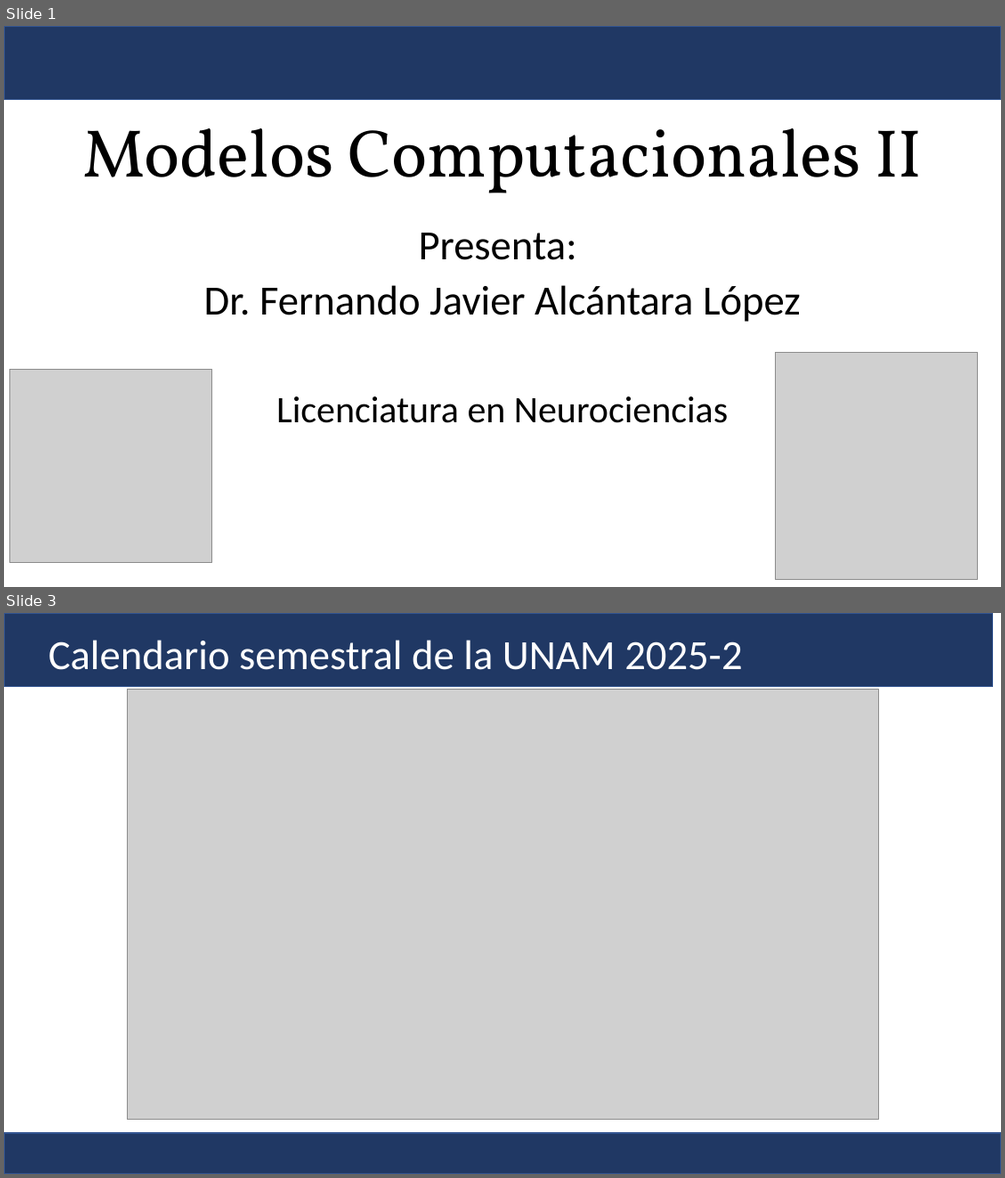
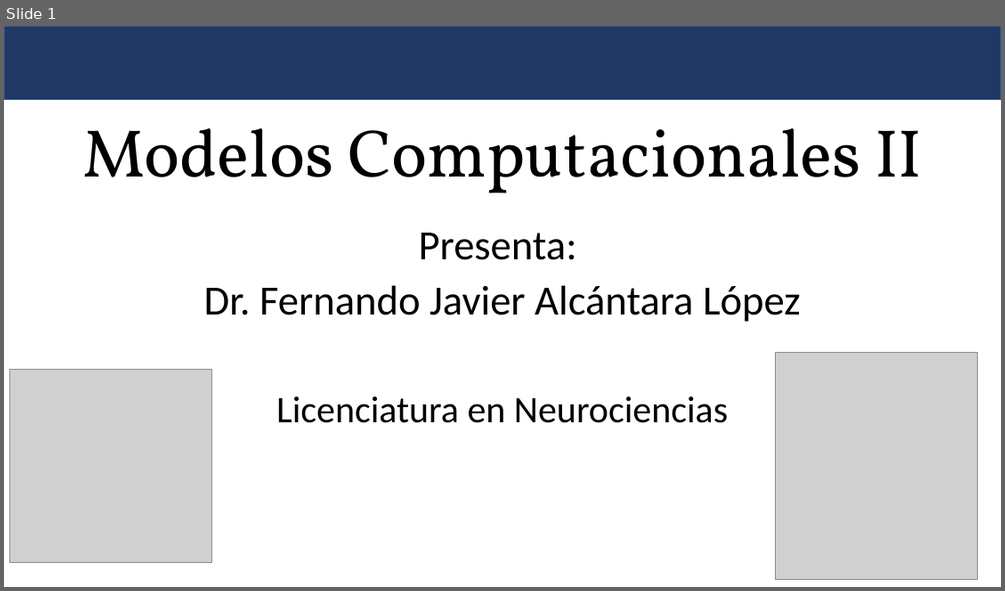
Before and after one commit to Fernando-JAL/Neurociencias-2025-2, a slide deck: S02_clases/05_decision_tree/árboles de decisión.pptx. Shown one above the other, each under a label of ours: slides 1 and 3 before the commit, slide 1 after it; the slides between them are not shown. The pictures are 1005x1178 and 1005x591 pixels, drawn with LibreOffice and Linux fonts; fonts in the diff are those of the drawing; grey boxes stand for pictures. Boxes give left, top, right and bottom in pixels: in the first picture for what was removed or moved away, otherwise in the second. Text is boxed around its words. In the diff, an @@ line names an element or a change of style, - is before the commit and + after.

```diff
--- a/S02_clases/05_decision_tree/árboles de decisión.pptx
+++ b/S02_clases/05_decision_tree/árboles de decisión.pptx
@@ slide 3 removed at bbox=[4, 613, 1001, 1174], background #FFFFFF @@
@@ rectangle removed at bbox=[4, 613, 993, 686] @@
@@ text removed at bbox=[48, 640, 742, 670] @@
-Calendario semestral de la UNAM 2025-2
@@ picture removed at bbox=[127, 689, 878, 1119] @@
@@ rectangle removed at bbox=[4, 1133, 1001, 1174] @@
```
Also in this commit, not shown: 5 slides added, 2 other slides removed, 7 other files.
